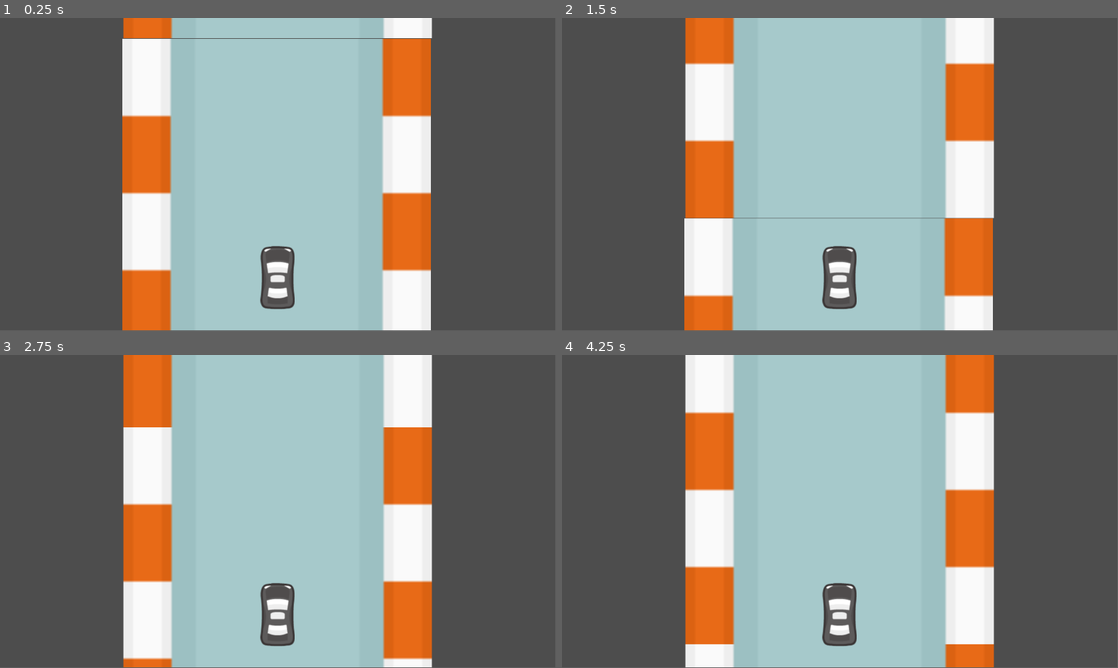
Above: before the commit, frames 1-4 (two rows, left to right).
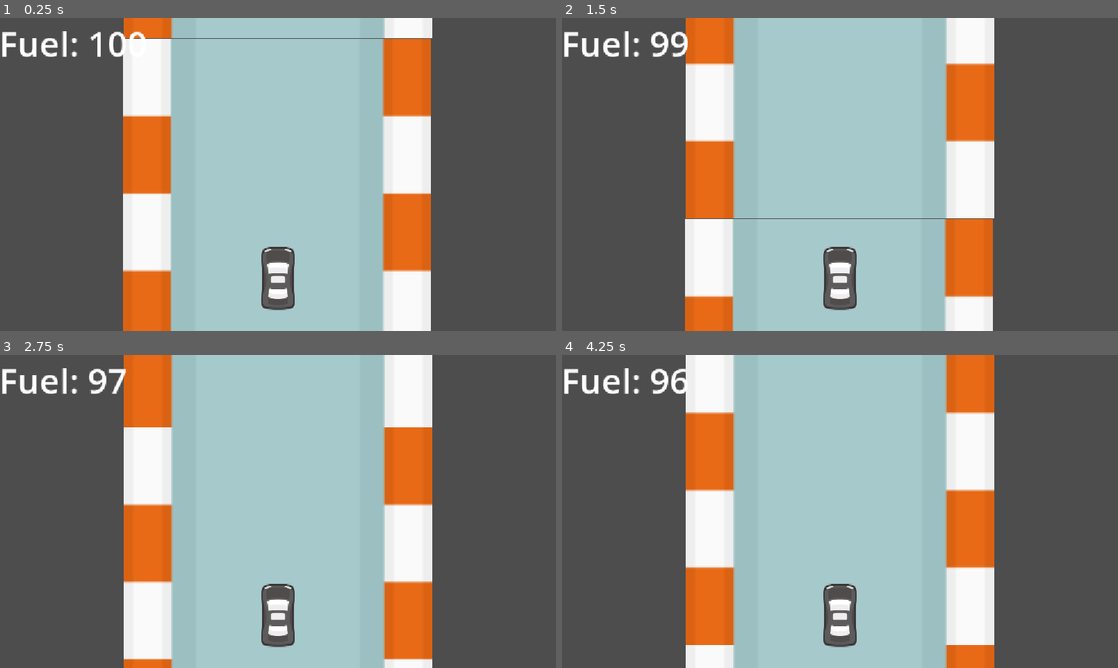
Above: after the commit, the same moments.

Repository: sid-the-loser/lecture-8-gde
Game: Godot game, scene res://scenes/main.tscn
Same seed, same stepped clock (60 frames per second), same inputs: the game is played once before the commit and once after it.
Inputs:
- Up to frame 1 (0.25 s): no input
- Up to frame 2 (1.5 s): no input
- Up to frame 3 (2.75 s): no input
- Up to frame 4 (4.25 s): no input
The window is 799x449 before the commit and 800x450 after it. Grey fills any space a smaller window leaves; there, only what the larger window draws over its background counts as a difference.

The runs differ from the first frame. In frame 1, 1.7% of the frame differs, in the area x 0-78%, y 0-100%; in frame 2, 2.0%; in frame 3, 1.9%; in frame 4, 1.9%.

Commit message:
Implement fuel tracking and UI updates; add fuel management to Car class, update main scene, and create FuelTrack label.

Diff:
--- a/project.godot
+++ b/project.godot
@@ -18,6 +18,11 @@
 [autoload]
 
 GameManager="*res://scripts/game_manager.gd"
+
+[display]
+
+window/size/mode=3
+window/stretch/mode="canvas_items"
 
 [input]
 
--- a/scenes/main.tscn
+++ b/scenes/main.tscn
@@ -1,35 +1,51 @@
-[gd_scene load_steps=3 format=3 uid="uid://b6u1e3qp2mvus"]
+[gd_scene load_steps=5 format=3 uid="uid://b6u1e3qp2mvus"]
 
 [ext_resource type="Texture2D" uid="uid://bfdqfq5qoicct" path="res://kenney_racing-pack/PNG/Tiles/Asphalt road/road_asphalt01.png" id="1_0wfyh"]
+[ext_resource type="Script" uid="uid://caltrvrybvoj5" path="res://scenes/main_scene.gd" id="1_jyhfs"]
 [ext_resource type="PackedScene" uid="uid://2poafdn87v0m" path="res://prefabs/car.tscn" id="1_o5qli"]
+[ext_resource type="Script" uid="uid://cnyltu6hvimhe" path="res://scripts/fuel_track.gd" id="3_sugp2"]
 
 [node name="Main" type="Node2D"]
+script = ExtResource("1_jyhfs")
 
 [node name="World" type="Node" parent="."]
 
 [node name="RoadAsphalt01" type="Sprite2D" parent="World"]
-position = Vector2(-1.9999847, -222.5)
+position = Vector2(576, 313.49997)
 scale = Vector2(5, 5)
 texture = ExtResource("1_0wfyh")
 
 [node name="RoadAsphalt02" type="Sprite2D" parent="World"]
-position = Vector2(-2.3841858e-07, -864)
+position = Vector2(578, -328.00003)
 scale = Vector2(5, 5)
 texture = ExtResource("1_0wfyh")
 
 [node name="RoadAsphalt03" type="Sprite2D" parent="World"]
-position = Vector2(-1.4210855e-14, -1504)
+position = Vector2(578, -968)
 scale = Vector2(5, 5)
 texture = ExtResource("1_0wfyh")
 
 [node name="RoadAsphalt04" type="Sprite2D" parent="World"]
-position = Vector2(-8.4703295e-22, -2144)
+position = Vector2(578, -1608)
 scale = Vector2(5, 5)
 texture = ExtResource("1_0wfyh")
 
 [node name="Cars" type="Node" parent="."]
 
-[node name="Car" parent="Cars" instance=ExtResource("1_o5qli")]
+[node name="Player" parent="Cars" instance=ExtResource("1_o5qli")]
+position = Vector2(578.00006, 536)
 
-[node name="Camera2D" type="Camera2D" parent="Cars/Car"]
+[node name="Camera2D" type="Camera2D" parent="Cars/Player"]
 position = Vector2(0, -215)
+
+[node name="FuelTrack" type="Label" parent="Cars/Player"]
+offset_left = -578.00006
+offset_top = -536.0
+offset_right = -394.00006
+offset_bottom = -437.0
+theme_override_font_sizes/font_size = 72
+text = "Fuel: "
+script = ExtResource("3_sugp2")
+
+[connection signal="fuel_updated" from="Cars/Player" to="." method="_on_player_fuel_updated"]
+[connection signal="fuel_updated" from="Cars/Player" to="Cars/Player/FuelTrack" method="_on_player_fuel_updated"]
--- /dev/null
+++ b/scenes/main_scene.gd
@@ -0,0 +1,6 @@
+extends Node2D
+
+
+func _on_player_fuel_updated(fuel: float) -> void:
+	if fuel <= 0.0:
+		pass
--- a/scripts/car.gd
+++ b/scripts/car.gd
@@ -1,13 +1,22 @@
 class_name Car
 extends CharacterBody2D
 
+signal fuel_updated(fuel: float)
+
 @export var player_controlled: bool = false
-@export var acceleration: float = 10
-@export var max_speed = 300 # player could have the max speed of 400
+
+var acceleration: float = 10
+var max_speed = 300 # player could have the max speed of 400
 
 var mov_direction: Vector2 = Vector2.ZERO
 
+var fuel: float = 100
+
 var auto_pilot_direction: Vector2 = Vector2(0, -1)
+
+func _ready() -> void:
+	if player_controlled:
+		max_speed = 400
 
 func _process(delta: float) -> void:
 	if player_controlled:
@@ -18,5 +27,10 @@
 
 func _physics_process(delta: float) -> void:
 	velocity = velocity.lerp(mov_direction, acceleration * delta)
+	tick_fuel(delta)
 
 	move_and_slide()
+
+func tick_fuel(delta: float) -> void:
+	fuel -= delta
+	fuel_updated.emit(fuel)
--- /dev/null
+++ b/scripts/fuel_track.gd
@@ -0,0 +1,5 @@
+extends Label
+
+
+func _on_player_fuel_updated(fuel: float) -> void:
+	text = "Fuel: " + str(int(round(fuel)))
Not shown, added: scenes/main_scene.gd.uid
Not shown, added: scripts/fuel_track.gd.uid
Not shown, changed: README.md
